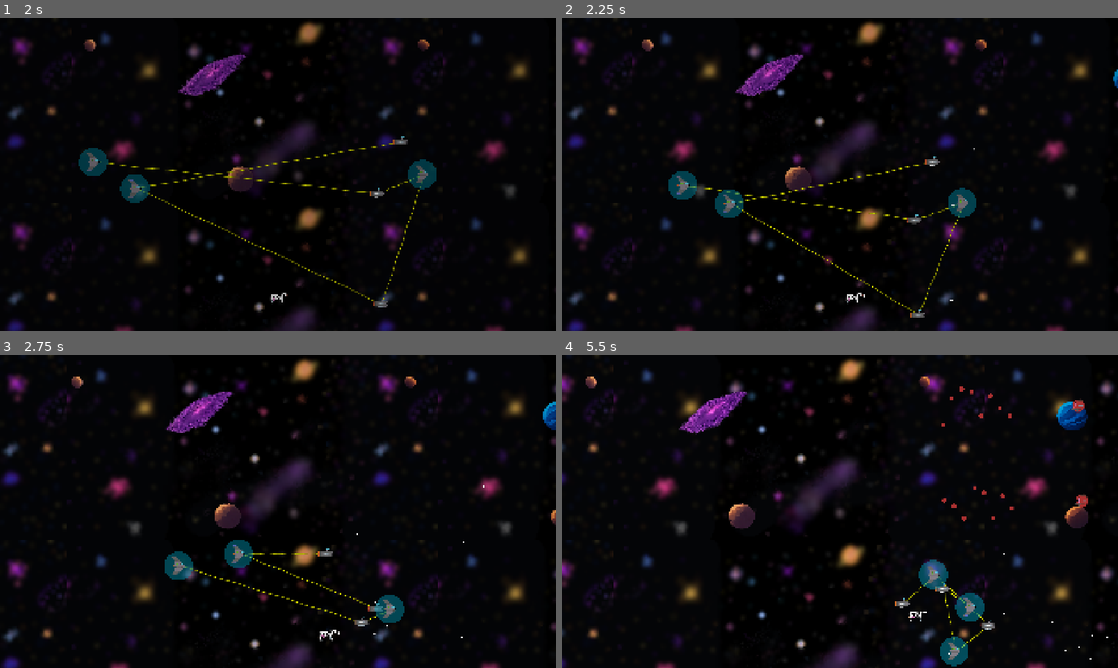
Above: before the commit, frames 1-4 (two rows, left to right).
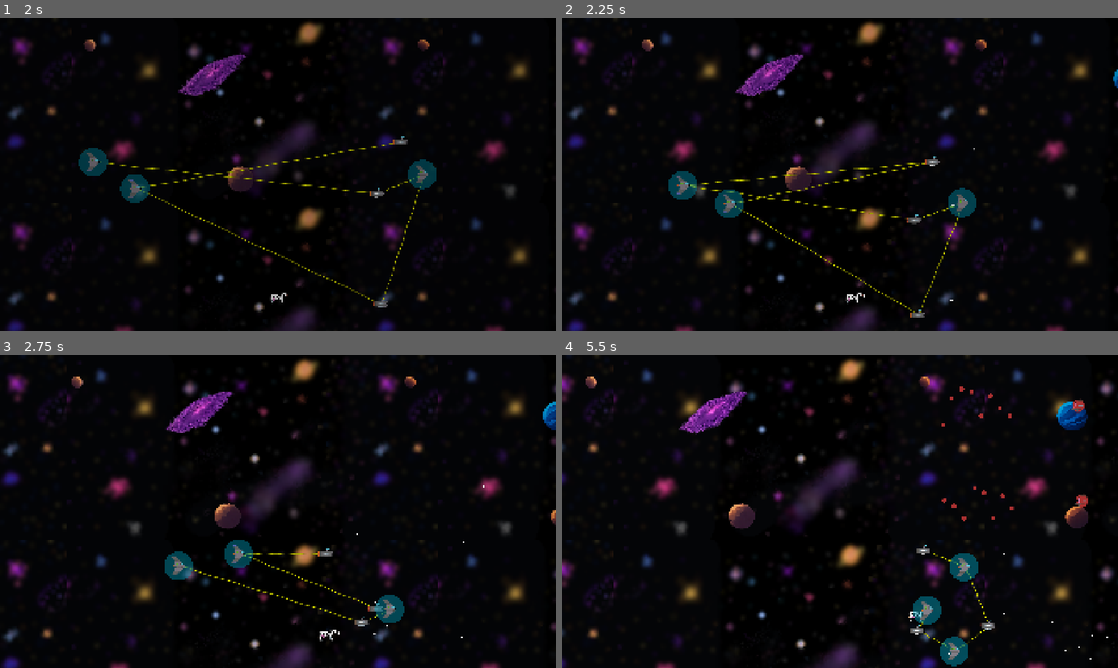
Above: after the commit, the same moments.

Repository: tfmertz/gamedevtv-jam-2026
Game: Godot game, scene res://scene/main.tscn
The game is run twice, just before and just after one commit, with the same random seed, the same clock (stepped at 60 frames per second) and the same inputs.
Inputs:
- Up to frame 1 (2 s): click "START" at 0.5 s; click "START" at 1.25 s
- Up to frame 2 (2.25 s): tap Enter at 2 s; hold D (move_right) from 2.03 s (still down); tap F (cycle_formation) at 2.1 s
- Up to frame 3 (2.75 s): keep holding D (move_right); tap R (cycle_spacing) at 2.3 s
- Up to frame 4 (5.5 s): release D (move_right) at 2.78 s; hold S (move_down) 2.78-3.53 s; tap R (cycle_spacing) at 2.85, 3.8, 4.35, 5.3 s; tap F (cycle_formation) at 3.05, 3.6, 4.55 s; hold D (move_right) 3.53-4.28 s; hold W (move_up) 4.28-5.03 s; hold A (move_left) from 5.03 s (still down); tap G (sort_ships) at 5.1 s

Frame 1 is identical in both runs. In frame 2, 0.7% of the frame differs, in the area x 22-72%, y 46-95%; in frame 3, 0.2%; in frame 4, 1.8%, in the area x 59-77%, y 60-95%.

Commit message:
fixing handling for last connection to complete circle/diamond

Diff:
--- a/src/player_group.gd
+++ b/src/player_group.gd
@@ -78,10 +78,18 @@
 		connection.play_animation()
 		connections.append(connection)
 		call_deferred("add_child", connection)
-
-
-#TODO(isaac) if multiple ships hit the same piece of scrap, we trigger spawns for all of them
-#so this should be a queue (like audio handling)
+	if ships.size() > 2 and (formation == FormationType.CIRCLE or formation == FormationType.DIAMOND) and spacing >= 1:
+		#remove -2 because we just added a new connection between the second to last ship and this one,
+		#so trim the connection between second to last and first, then add one between newest and first
+		connections[-2].queue_free()
+		connections.remove_at(-2)
+		var connection2 = ship_conn_scene.instantiate()
+		connection2.set_source_ship(ships[-1])
+		connection2.set_dest_ship(ships[0])
+		connection2.play_animation()
+		connections.append(connection2)
+		call_deferred("add_child", connection2)
+
 func add_scrap(scrap: Scrap):
 	if scrap.scrap_type == scrap.ScrapType.SHIELD:
 		add_shieldship(scrap.position)
@@ -107,11 +115,12 @@
 
 	if Input.is_action_just_pressed("cycle_formation"):
 		formation = (formation + 1) % len(FormationType)
-		check_last_connection = true
+		toggle_ship_grouping = true
 	elif Input.is_action_just_pressed("cycle_spacing"):
 		spacing = (spacing + .5)
 		if spacing > 1:
 			spacing -= 1
+		toggle_ship_grouping = true
 	elif Input.is_action_just_pressed("sort_ships"):
 		ship_order = (ship_order + 1) % len(ShipOrderType)
 		toggle_ship_grouping = true
@@ -188,18 +197,13 @@
 
 		if ship != null:
 			prev_ship = ship
-	#TODO(isaac) getting the connections to close the loop will be mildly
-	#annoying to handle, punting for now
-	"""
-	elif check_last_connection:
-		if close_loop and ships.size() > 2:
-			var connection = ship_conn_scene.instantiate()
-			connection.set_source_ship(ships[-1])
-			connection.set_dest_ship(ships[0])
-			connection.play_animation()
-			connections.append(connection)
-			call_deferred("add_child", connection)
-	"""
+	if ships.size() > 2 and (formation == FormationType.CIRCLE or formation == FormationType.DIAMOND) and spacing >= 1:
+		var connection = ship_conn_scene.instantiate()
+		connection.set_source_ship(ships[-1])
+		connection.set_dest_ship(ships[0])
+		connection.play_animation()
+		connections.append(connection)
+		call_deferred("add_child", connection)
 
 func interlace_ships() -> void:
 	var gun_ships    = ships.filter(func(item): return item.ship_type == ShipNode.ShipType.GUN)
